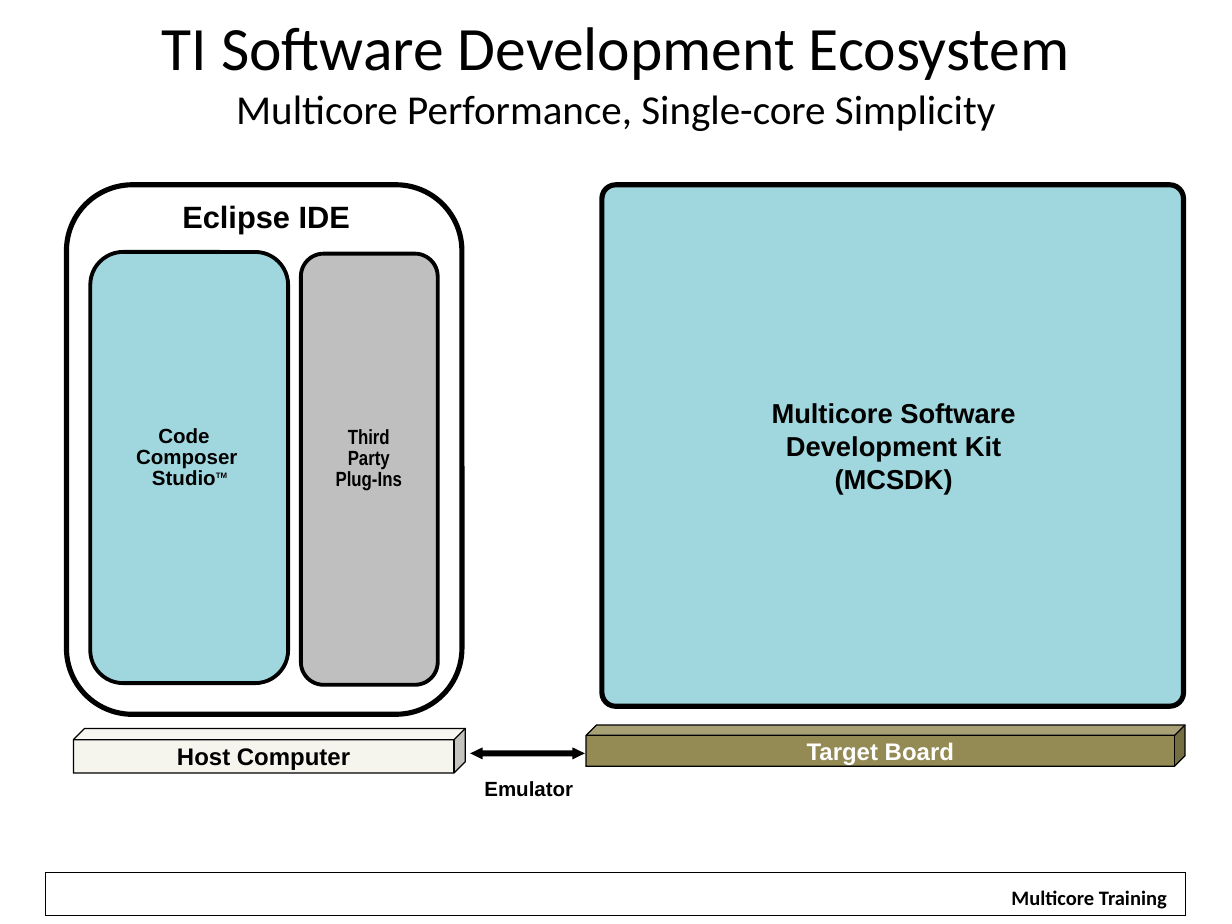
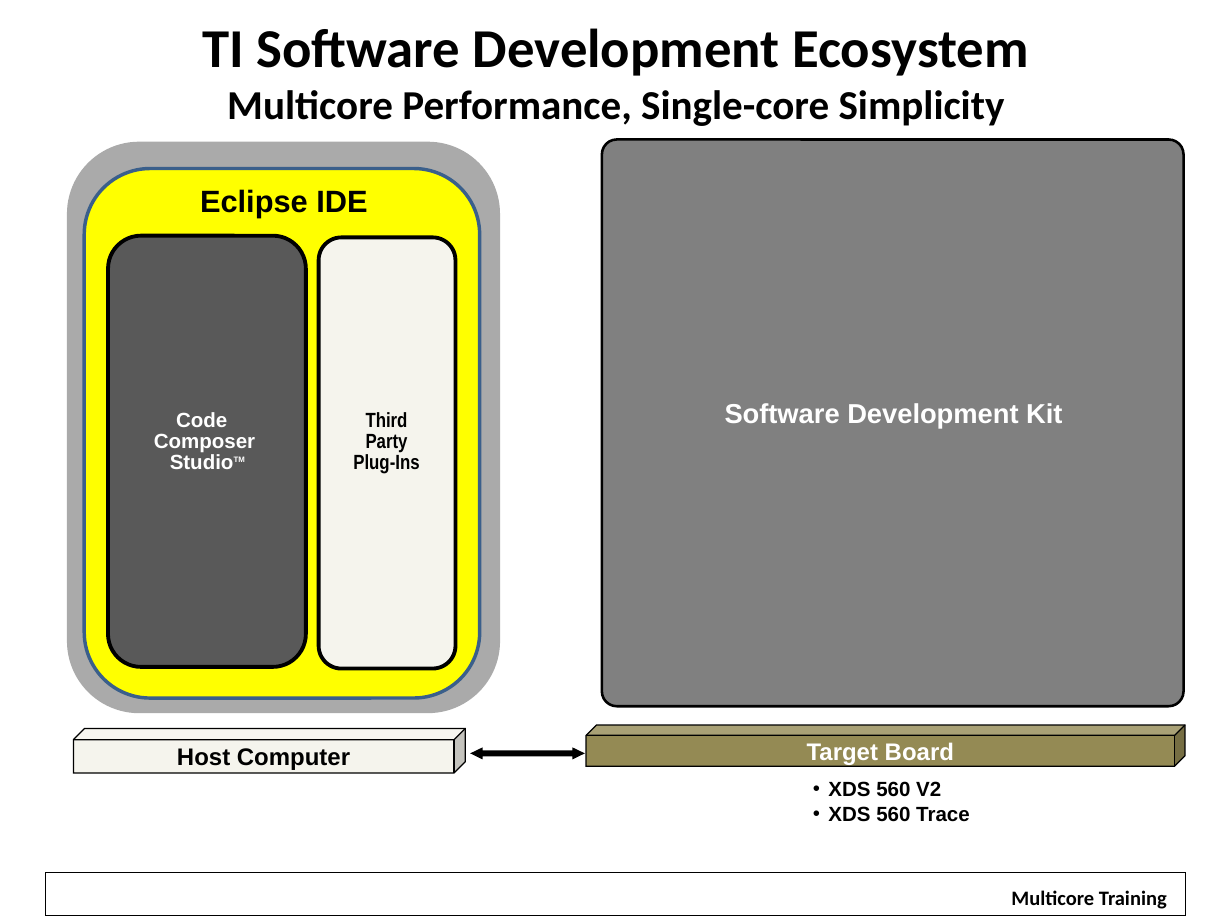
Before and after one commit to hari1989/keystone-workshop, a slide deck: slide 6 of slides/Introduction to KeyStone Software Ecosystem.pptx. Drawn at 1232x924 pixels with LibreOffice and Linux fonts; fonts in the diff are those of the drawing; background and template pictures are left out. Boxes give left, top, right and bottom in pixels: in the first picture for what was removed or moved away, otherwise in the second. Text is boxed around its words. In the diff, an @@ line names an element or a change of style, - is before the commit and + after.

```diff
--- a/slides/Introduction to KeyStone Software Ecosystem.pptx
+++ b/slides/Introduction to KeyStone Software Ecosystem.pptx
@@ title "TI Software Development Ecosystem Multicore ..." at (203, 28, 1029, 126): size 36 to 32 pt in "TI Software Development Ecosystem"; bold on @@
@@ rounded rectangle added at (67, 142, 500, 713), fill #AAAAAA @@
@@ rounded rectangle: place and size @@
-rounded rectangle at (602, 185, 1184, 706)
+rounded rectangle at (602, 139, 1184, 706)
@@ rounded rectangle at (602, 139, 1184, 706): fill #A0D7DE to #808080; outline #000000 3 pt to #000000 1.5 pt @@
@@ rounded rectangle: place and size @@
-rounded rectangle at (67, 185, 462, 715)
+rounded rectangle at (84, 169, 479, 699)
@@ rounded rectangle at (84, 169, 479, 699): fill #FFFFFF to #FFFF00; outline #000000 3 pt to #3A5F8C 2 pt @@
@@ rounded rectangle: place and size @@
-rounded rectangle at (90, 253, 288, 684)
+rounded rectangle at (108, 235, 307, 667)
@@ rounded rectangle at (108, 235, 307, 667): fill #A0D7DE to #595959 @@
@@ 2 rounded rectangles, 1 text: place and size @@
-2 rounded rectangles, 1 text at (87, 205, 437, 685)
+2 rounded rectangles, 1 text at (106, 189, 456, 669)
@@ rounded rectangle at (319, 238, 456, 669): fill #BFBFBF to #F5F4ED @@
@@ rounded rectangle "Code" at (106, 400, 304, 492): text colour #000000 to #FFFFFF @@
@@ rounded rectangle "Third": place and size @@
-rounded rectangle "Third" at (301, 416, 437, 514)
+rounded rectangle "Third" at (318, 400, 455, 498)
@@ text at (725, 403, 1062, 429): text changed; text colour #000000 to #FFFFFF @@
-Multicore Software
-Development Kit
-(MCSDK)
+Software Development Kit
@@ text removed at (484, 781, 573, 797) @@
-Emulator
@@ text added at (828, 781, 970, 822), 12 pt, text #000000, bold @@
+• XDS 560 V2
+• XDS 560 Trace
```
Also in this commit, not shown: 18 other slides changed, 4 slides removed, 1 other file.
